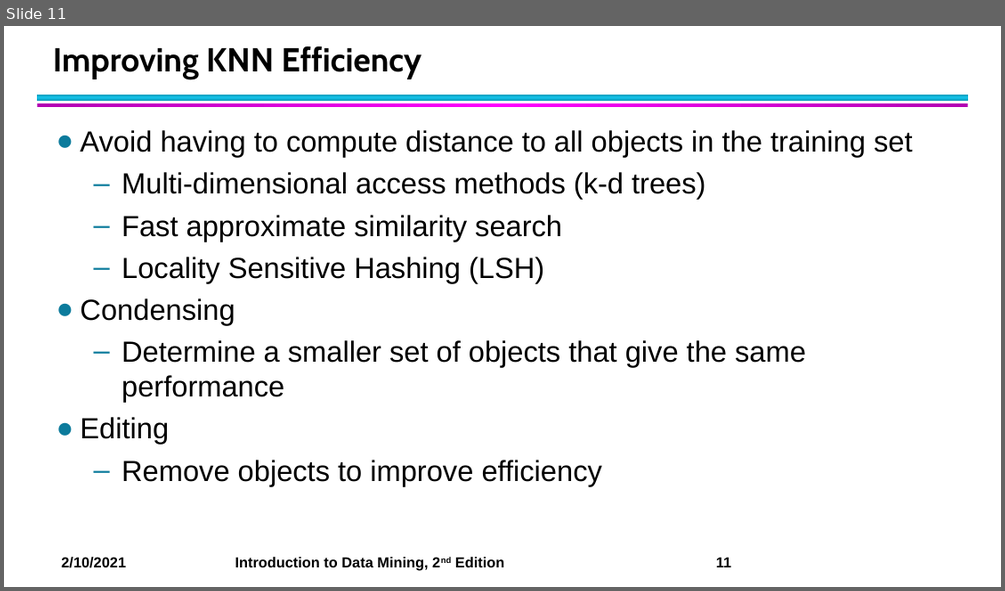
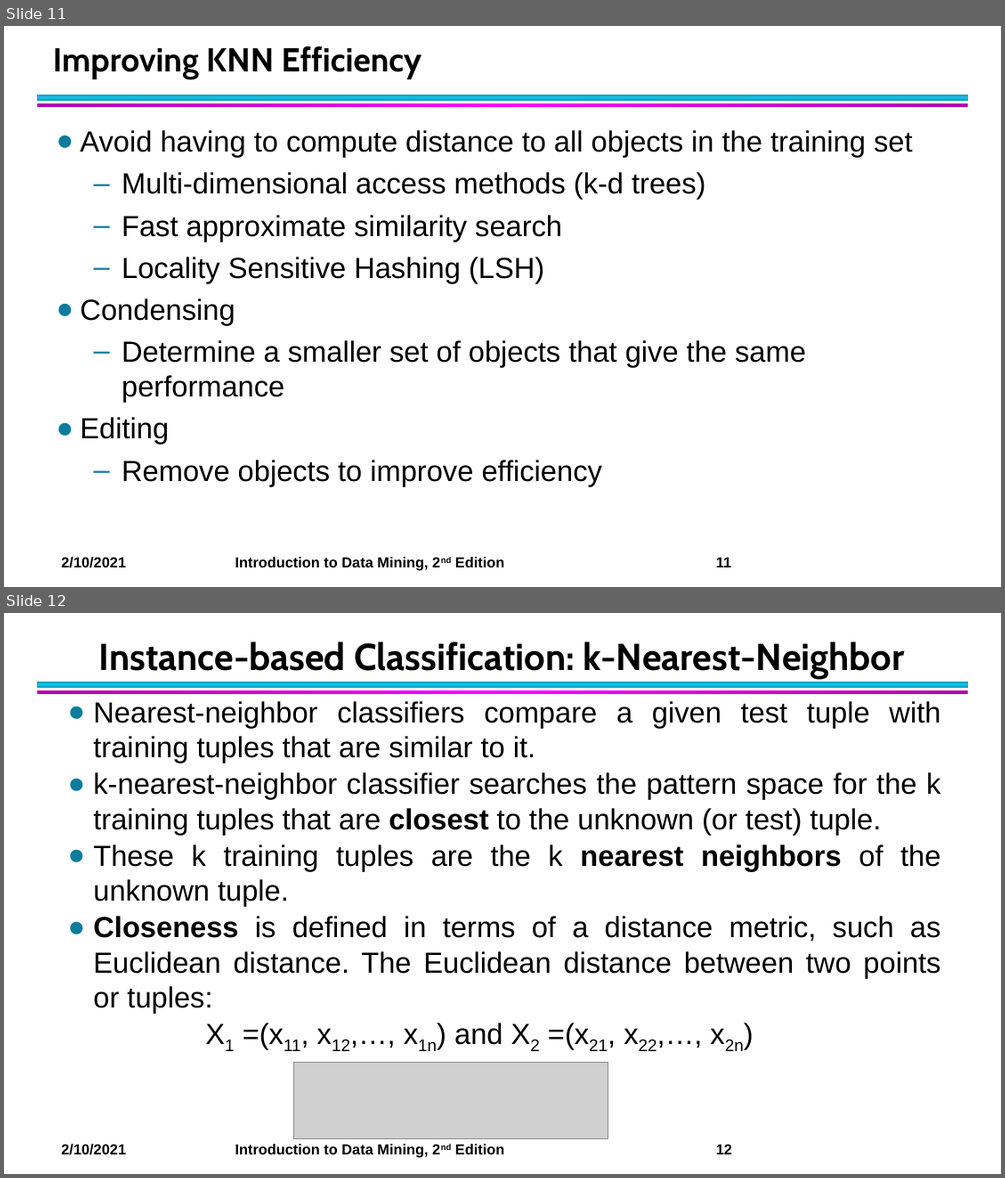
Before and after one commit to skysumitkumar/Du_Mca, a slide deck: 3rd_semester/Data_Science_with_python/PPT/Unit_3/chap4_KNN.pptx. Shown one above the other, each under a label of ours: slide 11 before the commit, slides 11 and 12 after it. The pictures are 1005x591 and 1005x1178 pixels, drawn with LibreOffice and Linux fonts; fonts in the diff are those of the drawing; grey boxes stand for pictures. Boxes give left, top, right and bottom in pixels: in the first picture for what was removed or moved away, otherwise in the second. Text is boxed around its words. In the diff, an @@ line names an element or a change of style, - is before the commit and + after.

```diff
--- a/3rd_semester/Data_Science_with_python/PPT/Unit_3/chap4_KNN.pptx
+++ b/3rd_semester/Data_Science_with_python/PPT/Unit_3/chap4_KNN.pptx
@@ slide 12 added at [4,613,1001,1174], background #FFFFFF; not listed: 3 template elements that a slide beside it also shows @@
@@ title added at [99,641,905,679], 36 pt, text #000000, bold @@
+Instance-based Classification: k-Nearest-Neighbor
@@ text added at [93,701,940,1045], 28 pt, text #000000 @@
+● Nearest-neighbor classifiers compare a given test tuple with training tuples that are similar to it.
+● k-nearest-neighbor classifier searches the pattern space for the k training tuples that are closest to the unknown (or test) tuple.
+● These k training tuples are the k nearest neighbors of the unknown tuple.
+● Closeness is defined in terms of a distance metric, such as Euclidean distance. The Euclidean distance between two points or tuples:
+X1 =(x11, x12,…, x1n) and X2 =(x21, x22,…, x2n)
@@ picture added at [293,1062,607,1139] @@
```
Also in this commit, not shown: 3 other slides added, 7 other files.
